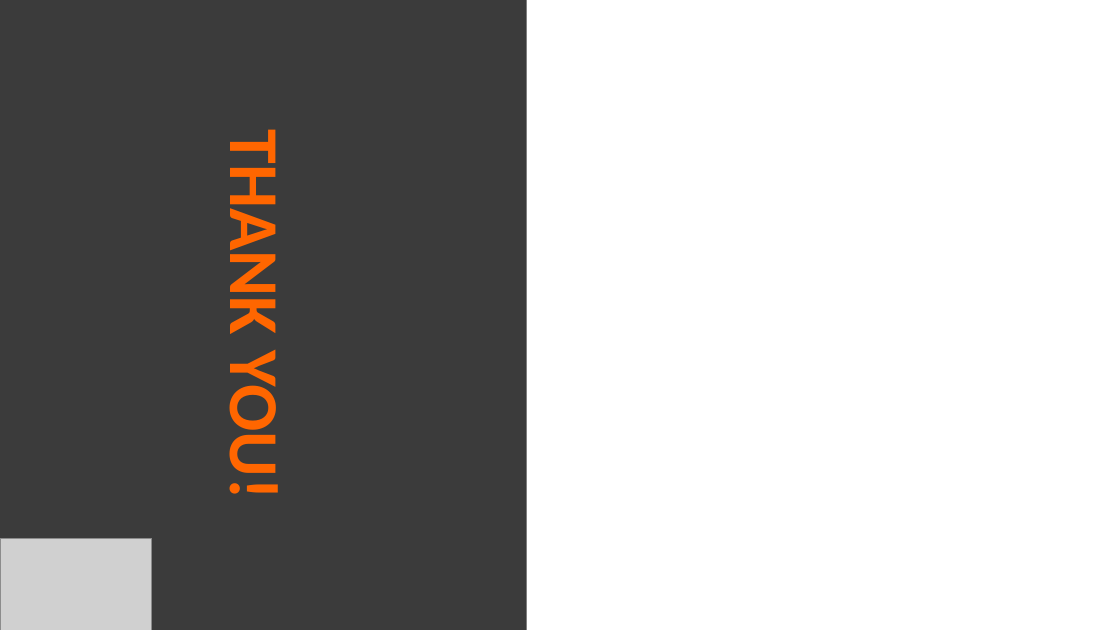
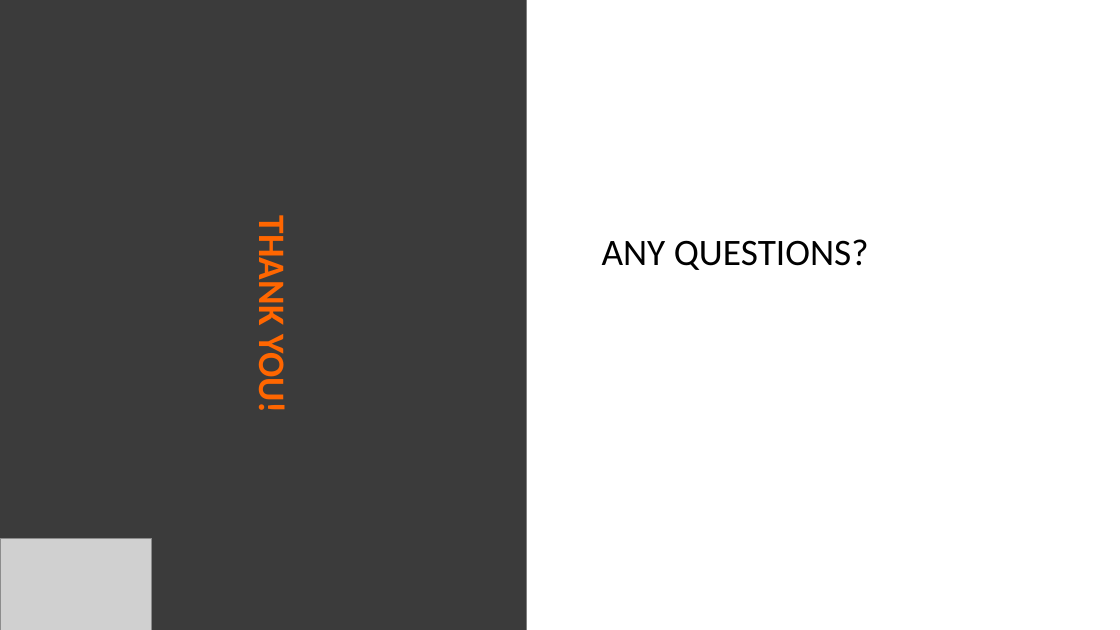
Before and after one commit to Drew5040/Portfolio, a slide deck: slide 39 of Sample1_Exploratory.Data.Analysis/eda.presentation.pptx (slide 38 before the commit). Drawn at 1120x630 pixels with LibreOffice and Linux fonts; fonts in the diff are those of the drawing; grey boxes stand for pictures. Boxes give left, top, right and bottom in pixels: in the first picture for what was removed or moved away, otherwise in the second. Text is boxed around its words. In the diff, an @@ line names an element or a change of style, - is before the commit and + after.

```diff
--- a/Sample1_Exploratory.Data.Analysis/eda.presentation.pptx
+++ b/Sample1_Exploratory.Data.Analysis/eda.presentation.pptx
@@ title "THANK YOU!" at (0,0,526,630): size 60 to 32 pt @@
@@ text added at (602,239,869,270), 32 pt, text #000000 @@
+ANY QUESTIONS?
```
Also in this commit, not shown: 16 other slides changed, 2 slides added, 1 slide removed.
